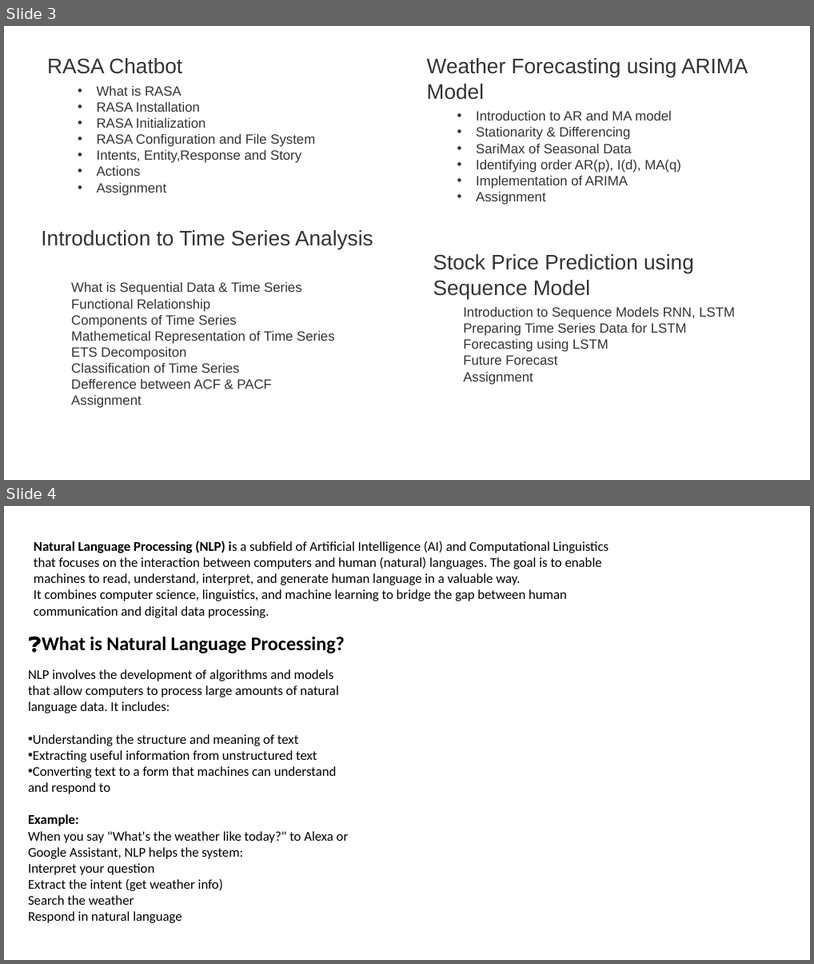
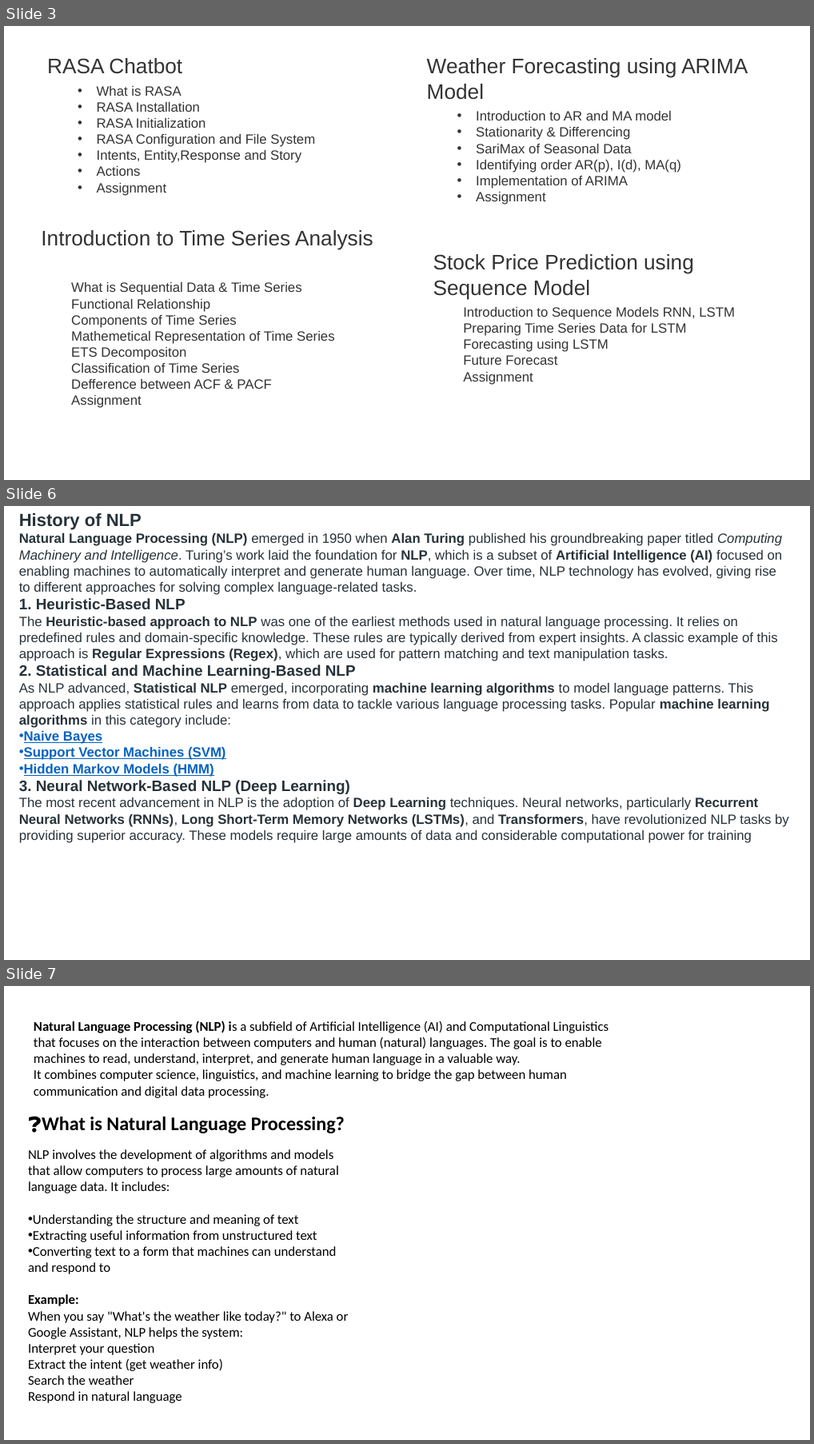
Before and after one commit to shahil04/ds_materials, a slide deck: 9.Deep_learning/class_11.0_NLP_text_preprocessing_.pptx. Shown one above the other, each under a label of ours: slides 3 and 4 before the commit, slides 3, 6 and 7 after it; the slides between them are not shown. The pictures are 814x964 and 814x1444 pixels, drawn with LibreOffice and Linux fonts; fonts in the diff are those of the drawing. Boxes give left, top, right and bottom in pixels: in the first picture for what was removed or moved away, otherwise in the second. Text is boxed around its words. In the diff, an @@ line names an element or a change of style, - is before the commit and + after.

```diff
--- a/9.Deep_learning/class_11.0_NLP_text_preprocessing_.pptx
+++ b/9.Deep_learning/class_11.0_NLP_text_preprocessing_.pptx
@@ slide 6 added at [4,506,810,960], background #FFFFFF @@
@@ text added at [19,513,790,843], 16 pt, text #273239 @@
+History of NLP
+Natural Language Processing (NLP) emerged in 1950 when Alan Turing published his groundbreaking paper titled Computing Machinery and Intelligence. Turing’s work laid the foundation for NLP, which is a subset of Artificial Intelligence (AI) focused on enabling machines to automatically interpret and generate human language. Over time, NLP technology has evolved, giving rise to different approaches for solving complex language-related tasks.
+1. Heuristic-Based NLP
+The Heuristic-based approach to NLP was one of the earliest methods used in natural language processing. It relies on predefined rules and domain-specific knowledge. These rules are typically derived from expert insights. A classic example of this approach is Regular Expressions (Regex), which are used for pattern matching and text manipulation tasks.
+2. Statistical and Machine Learning-Based NLP
+As NLP advanced, Statistical NLP emerged, incorporating machine learning algorithms to model language patterns. This approach applies statistical rules and learns from data to tackle various language processing tasks. Popular machine learning algorithms in this category include:
+• Naive Bayes
+• Support Vector Machines (SVM)
+• Hidden Markov Models (HMM)
+3. Neural Network-Based NLP (Deep Learning)
+The most recent advancement in NLP is the adoption of Deep Learning techniques. Neural networks, particularly Recurrent Neural Networks (RNNs), Long Short-Term Memory Networks (LSTMs), and Transformers, have revolutionized NLP tasks by providing superior accuracy. These models require large amounts of data and considerable computational power for training
@@ what was slide 4 is now slide 7 @@
```
Also in this commit, not shown: 1 slide changed, 16 other slides added, 1 slide removed, 4 other files.
